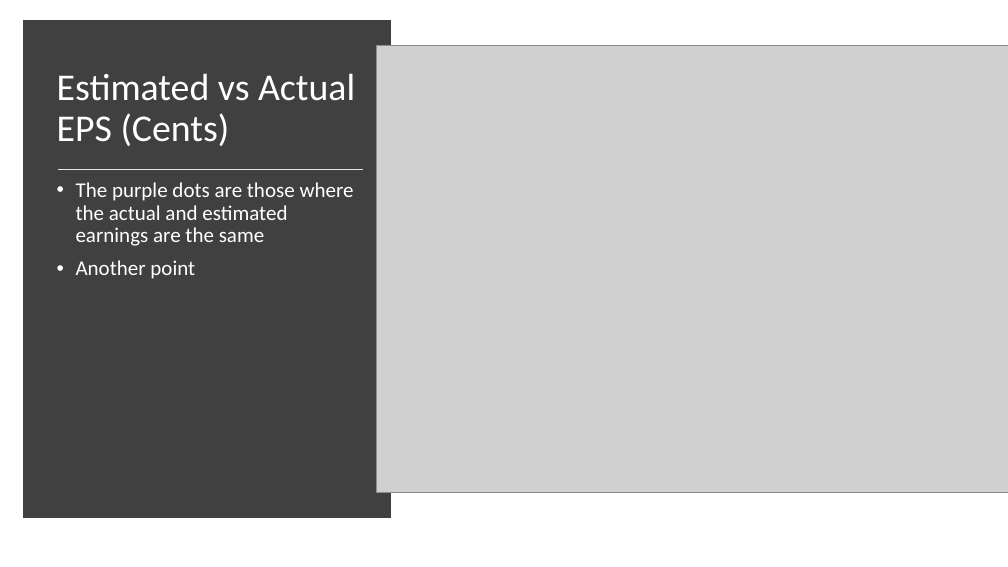
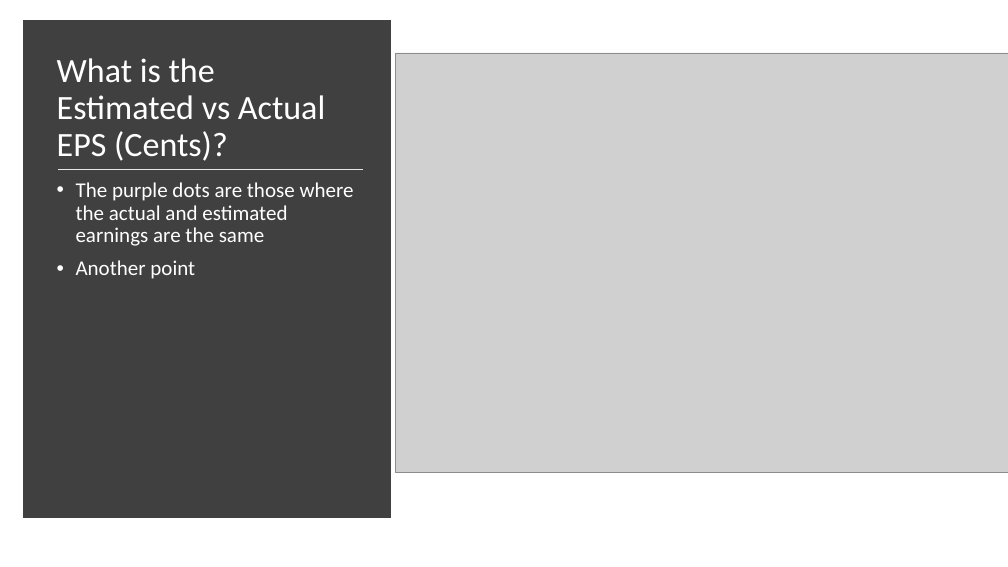
Before and after one commit to apriljkissinger/cc_netflix_stocks_capstone, a slide deck: slide 4 of netflix_presentation.pptx. Drawn at 1008x567 pixels with LibreOffice and Linux fonts; fonts in the diff are those of the drawing; grey boxes stand for pictures. Boxes give left, top, right and bottom in pixels: in the first picture for what was removed or moved away, otherwise in the second. Text is boxed around its words. In the diff, an @@ line names an element or a change of style, - is before the commit and + after.

Commit message:
Finished with the Netflix Presentation, renamed EOP.png to EPS.png and added titles and explanations to graphs.

```diff
--- a/netflix_presentation.pptx
+++ b/netflix_presentation.pptx
@@ title at (57, 58, 325, 161): text changed; size 36 to 32.4 pt @@
-Estimated vs Actual EPS (Cents)
+What is the Estimated vs Actual EPS (Cents)?
@@ picture: place and size @@
-picture at (377, 45, 1008, 492)
+picture at (395, 53, 1008, 473)
```
Also in this commit, not shown: 3 other slides changed, 7 other files.
